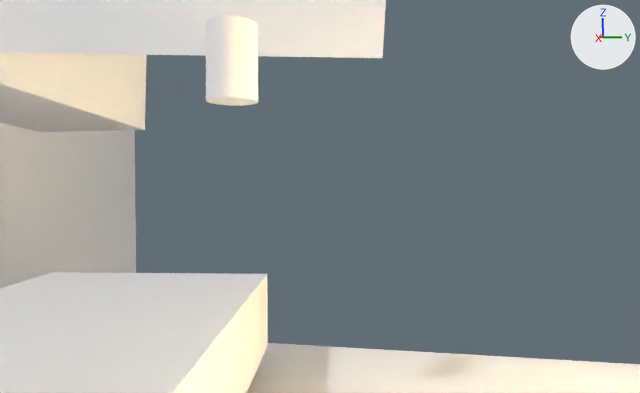
What one commit did to the Blender file Escenas/Escena1/Escena1Toma8.blend.
The view is the same before and after, from the file's camera 'Camera'. The axes (+X, +Y, +Z) are drawn at upper right. The lights are the same throughout.

Objects in the first picture: 'Cylinder', 'Estante', 'MEsita', 'Pared', 'Piso', 'PuertaDer'.
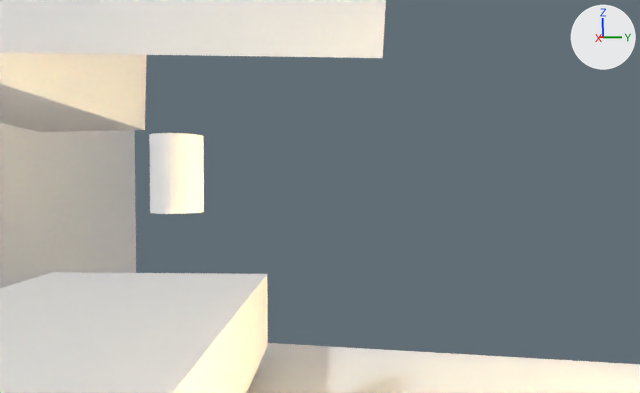
Commit message: escena 6

Diff of the bpy script that builds the scene:
```diff
--- a/Escenas/Escena1/Escena1Toma8.blend.py
+++ b/Escenas/Escena1/Escena1Toma8.blend.py
@@ ob_cylinder @@
 ob_cylinder = bpy.data.objects.new('Cylinder', me_cylinder)
-ob_cylinder.location = (-0.85, -1.8, 6.63)
+ob_cylinder.location = (-0.64, -2.61, 4.93)
 ob_cylinder.scale = (0.395, 0.395, 0.584)
```

Pixel boxes (x1, y1, x2, y2) of what changed, in the pictures (640 x 393 px):
'Cylinder', moved: before (205, 16, 258, 106); after (149, 133, 204, 214)
